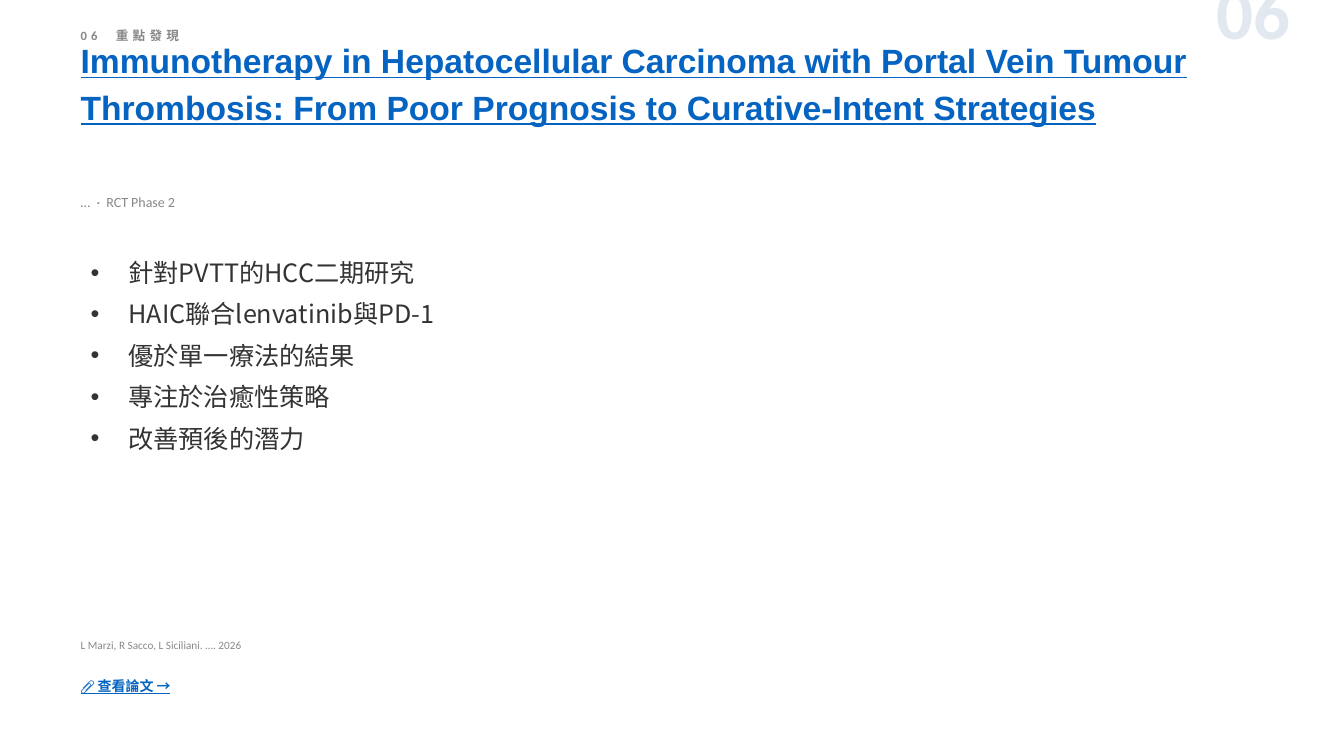
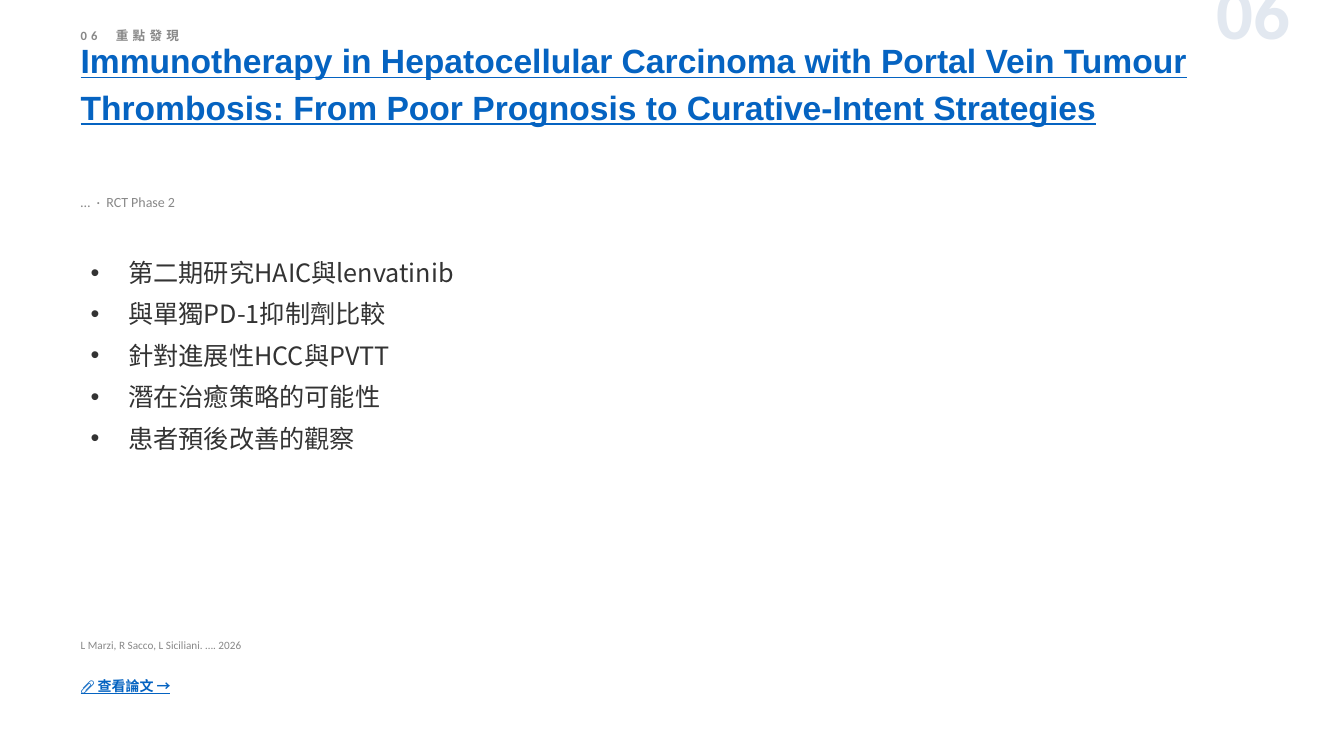
Before and after one commit to jejenhu-maker/hcc-weekly-digest, a slide deck: slide 8 of docs/digest-zh.pptx. Drawn at 1344x756 pixels with LibreOffice and Linux fonts; fonts in the diff are those of the drawing. Boxes give left, top, right and bottom in pixels: in the first picture for what was removed or moved away, otherwise in the second. Text is boxed around its words. In the diff, an @@ line names an element or a change of style, - is before the commit and + after.

```diff
--- a/docs/digest-zh.pptx
+++ b/docs/digest-zh.pptx
@@ text at box(128, 261, 453, 450): text changed @@
-• 針對PVTT的HCC二期研究
-• HAIC聯合lenvatinib與PD-1
-• 優於單一療法的結果
-• 專注於治癒性策略
-• 改善預後的潛力
+• 第二期研究HAIC與lenvatinib
+• 與單獨PD-1抑制劑比較
+• 針對進展性HCC與PVTT
+• 潛在治癒策略的可能性
+• 患者預後改善的觀察
```
Also in this commit, not shown: 13 other slides changed, 2 other files.
